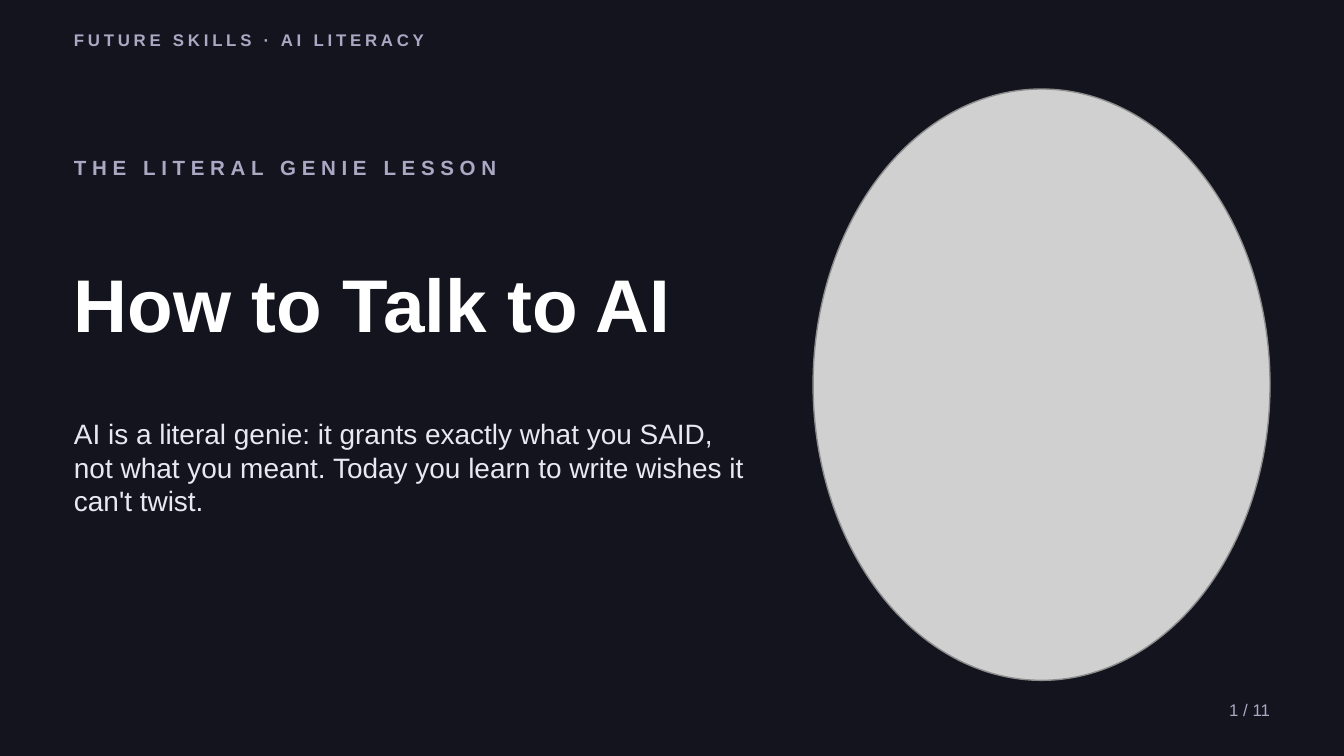
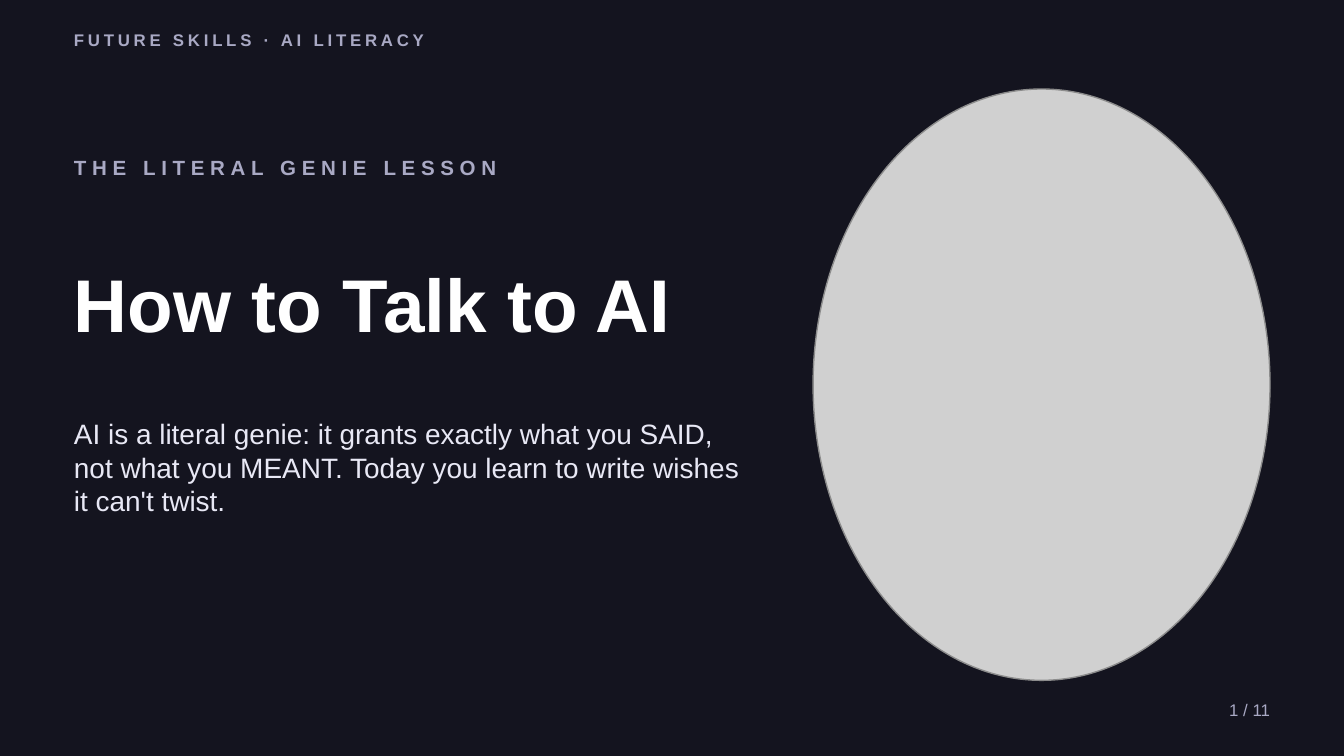
Before and after one commit to phiunit/tptphi, a slide deck: slide 1 of products/ai-prompting-101/dist/How to Talk to AI - Slides.pptx. Drawn at 1344x756 pixels with LibreOffice and Linux fonts; fonts in the diff are those of the drawing; grey boxes stand for pictures. Boxes give left, top, right and bottom in pixels: in the first picture for what was removed or moved away, otherwise in the second. Text is boxed around its words. In the diff, an @@ line names an element or a change of style, - is before the commit and + after.

```diff
--- a/products/ai-prompting-101/dist/How to Talk to AI - Slides.pptx
+++ b/products/ai-prompting-101/dist/How to Talk to AI - Slides.pptx
@@ text at [74,423,739,512]: text changed @@
-AI is a literal genie: it grants exactly what you SAID, not what you meant. Today you learn to write wishes it can't twist.
+AI is a literal genie: it grants exactly what you SAID, not what you MEANT. Today you learn to write wishes it can't twist.
```
Also in this commit, not shown: 8 other slides changed, 32 other files.
